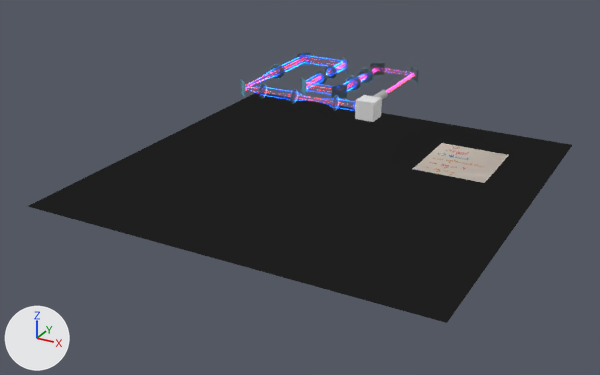
What one commit did to the Blender file static/models/raytrace_sketch.blend.
One viewpoint serves both versions: a 50 mm lens placed at (53.1, -103.9, 35.4), pointed at (-1.4, -4.9, -14.2). The lights are fixed; the arrows at lower left show +X, +Y and +Z.
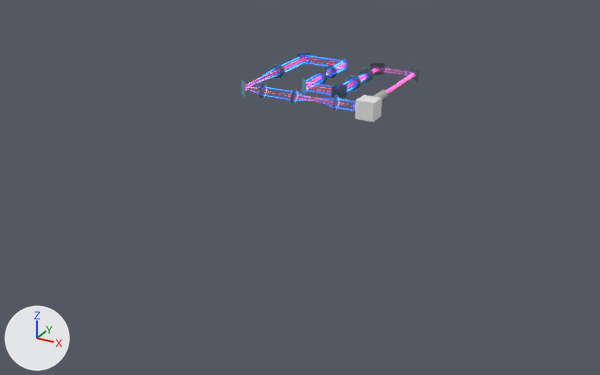
Where the change shows, as pixel boxes (x1, y1, x2, y2) in the pictures (600 x 375 px):
'Plane', hidden (black)
    before: (28, 92, 572, 323)
'raytrace_sketch', hidden
    before: (413, 143, 509, 183)

The edits, one by one:
Object 'Plane' (ob_plane) is now hidden.
Object 'raytrace_sketch' (ob_raytrace_sketch) is now hidden.
